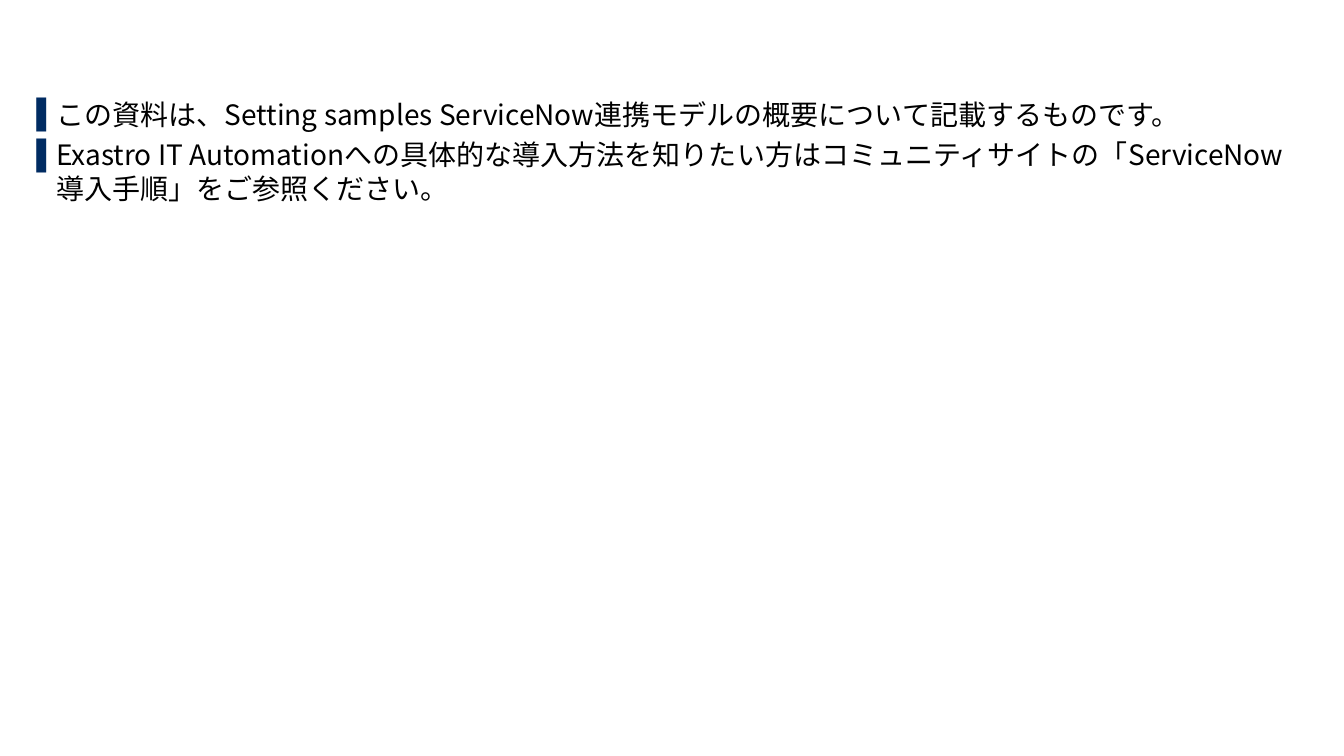
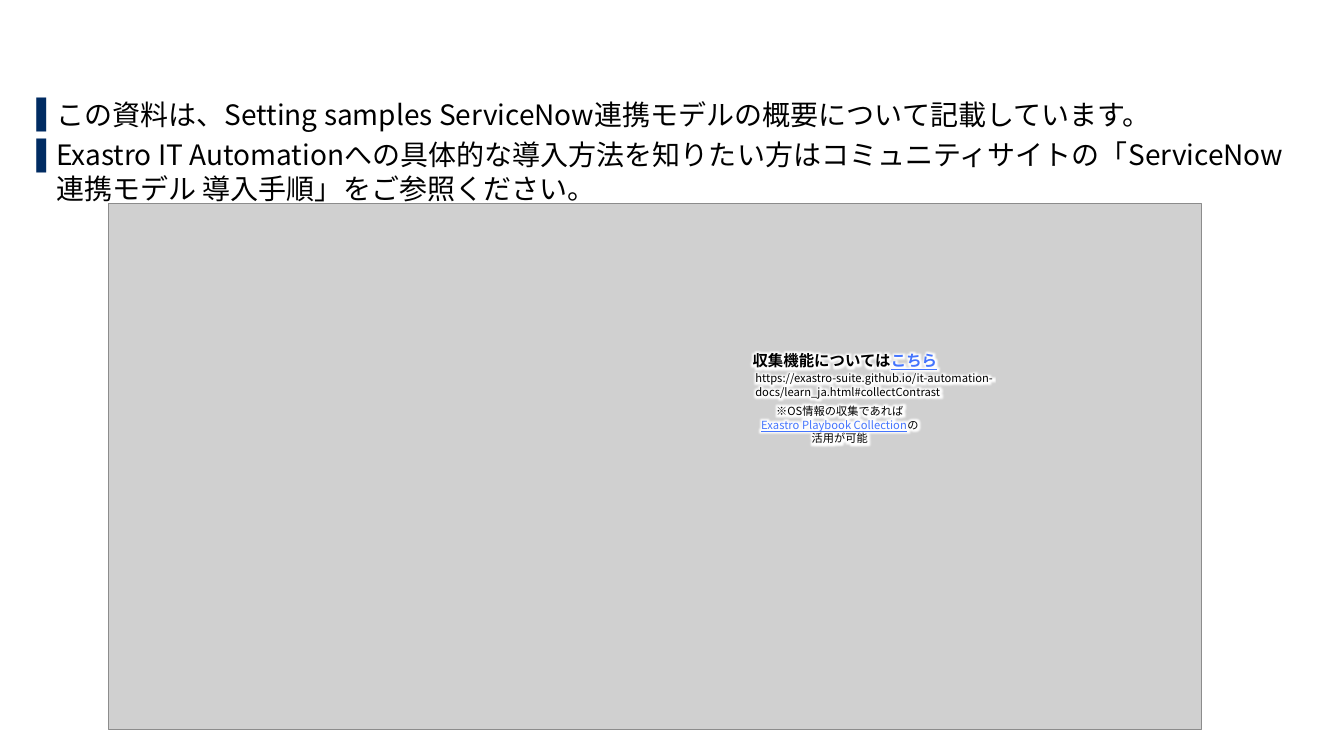
Before and after one commit to exastro-suite/SettingSamples-ServiceNow, a slide deck: slide 3 of docs/setting-samples-servicenow-overview_ja.pptx (slide 4 before the commit). Drawn at 1344x756 pixels with LibreOffice and Linux fonts; fonts in the diff are those of the drawing; grey boxes stand for pictures; background and template pictures are left out. Boxes give left, top, right and bottom in pixels: in the first picture for what was removed or moved away, otherwise in the second. Text is boxed around its words. In the diff, an @@ line names an element or a change of style, - is before the commit and + after.

```diff
--- a/docs/setting-samples-servicenow-overview_ja.pptx
+++ b/docs/setting-samples-servicenow-overview_ja.pptx
@@ text at (56,101,1284,207): text changed @@
-▌ この資料は、Setting samples ServiceNow連携モデルの概要について記載するものです。
-▌ Exastro IT Automationへの具体的な導入方法を知りたい方はコミュニティサイトの「ServiceNow導入手順」をご参照ください。
+▌ この資料は、Setting samples ServiceNow連携モデルの概要について記載しています。
+▌ Exastro IT Automationへの具体的な導入方法を知りたい方はコミュニティサイトの「ServiceNow連携モデル 導入手順」をご参照ください。
@@ picture added at (109,204,1202,730) @@
@@ text added at (753,353,938,370), 11 pt, text #000000, bold @@
+収集機能についてはこちら
@@ text added at (755,373,993,399), 8 pt, text #000000 @@
+https://exastro-suite.github.io/it-automation-docs/learn_ja.html#collectContrast
@@ text added at (761,405,919,443), 8 pt, text #4575FD, underline @@
+※OS情報の収集であれば
+Exastro Playbook Collectionの
+活用が可能
```
Also in this commit, not shown: 9 other slides changed, 4 slides added, 7 slides removed, 1 other file.
